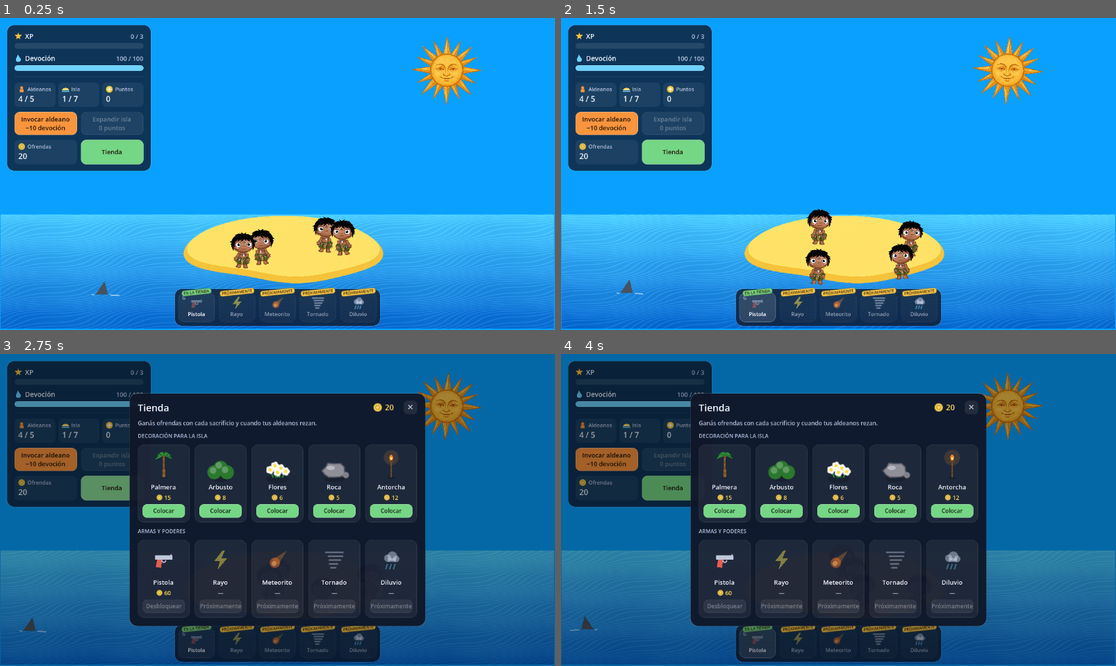
Above: before the commit, frames 1-4 (two rows, left to right).
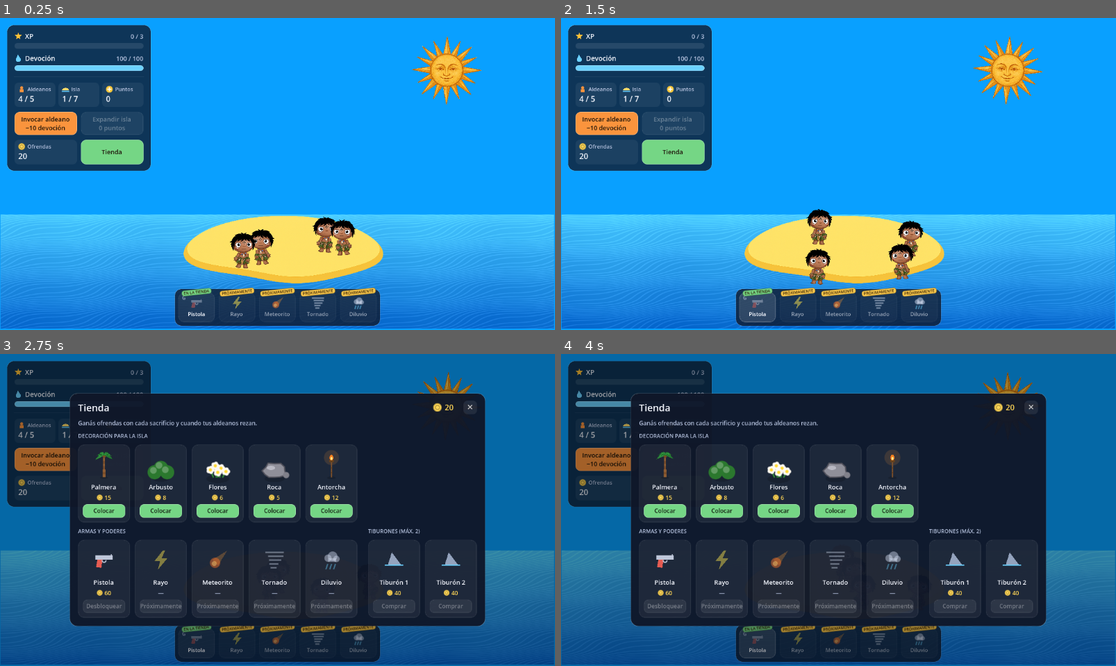
Above: after the commit, the same moments.

Repository: JuliFlorez/godlings
Game: Godot game, scene res://world/world.tscn
Same seed, same stepped clock (60 frames per second), same inputs: the game is played once before the commit and once after it.
Inputs:
- Up to frame 1 (0.25 s): no input
- Up to frame 2 (1.5 s): click "Tienda" at 0.5 s; click "G" at 1.25 s
- Up to frame 3 (2.75 s): click "Tienda" at 2 s
- Up to frame 4 (4 s): click "✕" at 2.75 s; click "G" at 3.5 s

The runs differ from the first frame. In frame 1, less than 0.1% of the frame differs, in the area x 16-22%, y 84-90%; in frame 2, less than 0.1%; in frame 3, 18%; in frame 4, 18%, in the area x 1-88%, y 12-89%.

Commit message:
Make sharks purchasable in the shop (max 2, toggleable)
The game now starts with no sharks. Each one costs 40 offerings, up to
two can be bought, and each can be turned off and on from the shop
(it dives out of sight and stops hunting while off).

Co-Authored-By: Claude Opus 5.5 <noreply@anthropic.com>

Diff:
--- a/actors/shark.gd
+++ b/actors/shark.gd
@@ -1,6 +1,11 @@
 extends Node2D
+class_name Shark
 ## Tiburón: una aleta triangular que patrulla el agua y se come
 ## a los aldeanos que están flotando.
+## Arranca apagado: se compran en la tienda (hasta MAX) y se pueden apagar y prender.
+
+const PRICE := 40
+const MAX := 2
 
 @export var water_path: NodePath
 @export var patrol_speed := 60.0
@@ -19,6 +24,8 @@
 var _t := 0.0
 var _cooldown := 0.0
 var _dive := 0.0   # 0 = aleta afuera, 1 = sumergida (mientras muerde)
+var active := false
+var _tween: Tween
 
 func _ready() -> void:
 	var water := get_node_or_null(water_path)
@@ -26,6 +33,28 @@
 		water_rect = water.get_global_rect()
 	global_position = Vector2(randf_range(_left(), _right()), water_rect.position.y)
 	dir = 1.0 if randf() < 0.5 else -1.0
+	visible = false
+	set_process(false)
+
+## Prendido: emerge en un lugar al azar del agua. Apagado: se sumerge y deja de cazar.
+func set_active(on: bool) -> void:
+	if on == active:
+		return
+	active = on
+	if _tween:
+		_tween.kill()
+	_tween = create_tween()
+	if on:
+		global_position.x = randf_range(_left(), _right())
+		_dive = 1.0
+		visible = true
+		set_process(true)
+		_tween.tween_property(self, "_dive", 0.0, 0.5)
+	else:
+		_tween.tween_property(self, "_dive", 1.0, 0.3)
+		_tween.tween_callback(func():
+			visible = false
+			set_process(false))
 
 func _left() -> float:
 	return water_rect.position.x + 20.0
@@ -38,7 +67,7 @@
 	_cooldown -= dt
 
 	var speed := patrol_speed
-	var prey := _find_prey() if _cooldown <= 0.0 else null
+	var prey := _find_prey() if active and _cooldown <= 0.0 else null
 	if prey:
 		var dx := prey.global_position.x - global_position.x
 		if absf(dx) > 2.0:
@@ -72,10 +101,12 @@
 func _bite(prey: Villager) -> void:
 	prey.get_eaten()
 	_cooldown = bite_cooldown
-	var tw := create_tween()
-	tw.tween_property(self, "_dive", 1.0, 0.15)
-	tw.tween_interval(0.6)
-	tw.tween_property(self, "_dive", 0.0, 0.4)
+	if _tween:
+		_tween.kill()
+	_tween = create_tween()
+	_tween.tween_property(self, "_dive", 1.0, 0.15)
+	_tween.tween_interval(0.6)
+	_tween.tween_property(self, "_dive", 0.0, 0.4)
 
 func _draw() -> void:
 	# Al sumergirse, la línea del agua "corta" la aleta: se dibuja solo la punta
--- a/ui/hud.gd
+++ b/ui/hud.gd
@@ -10,6 +10,7 @@
 signal expansion_points_changed(points: int)
 signal gun_toggled(on: bool)
 signal decoration_chosen(kind: String)
+signal shark_changed(index: int, on: bool)
 
 @export var energy_max: float = 100.0
 @export var energy_refill_minutes: float = 5.0  # 5 min para llenarse de 0 a 100
@@ -23,6 +24,8 @@
 var energy: float = 100.0
 var expansion_points: int = 0
 var offerings: int = 0
+## Un valor por tiburón comprado (en orden de compra): si está prendido.
+var shark_on: Array[bool] = []
 var _points_earned: int = 0
 var _refill_rate: float = 0.0  # puntos de energía por segundo
 
@@ -201,6 +204,20 @@
 	popup_text("¡Pistola desbloqueada! Sacala con G", get_viewport().get_visible_rect().size * Vector2(0.5, 0.42), C_GUN.lightened(0.3))
 	_refresh()
 	return true
+
+func buy_shark() -> bool:
+	if shark_on.size() >= Shark.MAX or not spend_offerings(Shark.PRICE):
+		return false
+	shark_on.append(true)
+	shark_changed.emit(shark_on.size() - 1, true)
+	popup_text("¡Tiburón suelto en el agua!", get_viewport().get_visible_rect().size * Vector2(0.5, 0.42), C_DEVOTION)
+	return true
+
+func set_shark_on(index: int, on: bool) -> void:
+	if index < 0 or index >= shark_on.size() or shark_on[index] == on:
+		return
+	shark_on[index] = on
+	shark_changed.emit(index, on)
 
 ## Mientras se colocan decoraciones (para la pista de abajo del panel).
 func set_placing(on: bool) -> void:
@@ -577,6 +594,9 @@
 				draw_arc(Vector2(0.5, 0.52) * s, s * 0.1, 0.0, PI, 8, Color(0.75, 0.78, 0.85), 2.0, true)
 				draw_rect(Rect2(Vector2(0.06, 0.26) * s, Vector2(0.88, 0.22) * s), Color(0.75, 0.78, 0.85))
 				draw_rect(Rect2(Vector2(0.84, 0.2) * s, Vector2(0.06, 0.06) * s), Color(0.75, 0.78, 0.85))
+			"shark":
+				draw_colored_polygon(_pts([0.18, 0.74, 0.38, 0.1, 0.86, 0.74]), Color(0.58, 0.64, 0.74))
+				draw_line(Vector2(0.04, 0.76) * s, Vector2(0.96, 0.76) * s, HUD.C_DEVOTION, 2.5, true)
 			"lightning":
 				draw_colored_polygon(_pts([0.6, 0.0, 0.16, 0.56, 0.46, 0.56, 0.34, 1.0, 0.84, 0.4, 0.54, 0.4, 0.72, 0.0]), Color(1.0, 0.9, 0.3))
 			"meteor":
--- a/ui/shop.gd
+++ b/ui/shop.gd
@@ -1,12 +1,13 @@
 extends Control
 class_name Shop
-## Tienda: se gastan ofrendas en decoraciones para la isla y en armas/poderes.
+## Tienda: se gastan ofrendas en decoraciones para la isla, armas/poderes y tiburones.
 ## Las decoraciones se cobran recién al colocarlas (ver DecorPlacer).
 
 var hud: HUD
 var _balance: Label
 var _deco_buttons := {}       # kind -> Button
 var _gun_btn: Button
+var _sharks: Array[Dictionary] = []   # Por tarjeta: {btn, icon, price, status}
 
 func _ready() -> void:
 	set_anchors_and_offsets_preset(Control.PRESET_FULL_RECT)
@@ -65,10 +66,17 @@
 			hud.decoration_chosen.emit(kind))
 		_deco_buttons[kind] = b
 
-	col.add_child(_section("Armas y poderes"))
+	# Armas/poderes y tiburones comparten fila para que la tienda no quede muy alta
+	var bottom := HBoxContainer.new()
+	bottom.add_theme_constant_override("separation", 22)
+	col.add_child(bottom)
+	var power_col := VBoxContainer.new()
+	power_col.add_theme_constant_override("separation", 10)
+	bottom.add_child(power_col)
+	power_col.add_child(_section("Armas y poderes"))
 	var power_row := HBoxContainer.new()
 	power_row.add_theme_constant_override("separation", 10)
-	col.add_child(power_row)
+	power_col.add_child(power_row)
 	for t in HUD.TOOLS:
 		var icon := CenterContainer.new()
 		icon.add_child(HUD.HudIcon.make(t[0], 40))
@@ -82,6 +90,31 @@
 			var b := _card(power_row, icon, t[1], -1, "Próximamente")
 			b.disabled = true
 
+	var shark_col := VBoxContainer.new()
+	shark_col.add_theme_constant_override("separation", 10)
+	bottom.add_child(shark_col)
+	shark_col.add_child(_section("Tiburones (máx. %d)" % Shark.MAX))
+	var shark_row := HBoxContainer.new()
+	shark_row.add_theme_constant_override("separation", 10)
+	shark_col.add_child(shark_row)
+	for i in Shark.MAX:
+		var icon := CenterContainer.new()
+		icon.add_child(HUD.HudIcon.make("shark", 40))
+		var b := _card(shark_row, icon, "Tiburón %d" % (i + 1), Shark.PRICE, "Comprar")
+		var card := b.get_parent()
+		var price: Control = card.get_node("Price")
+		var status := HUD.make_label("", 12, HUD.C_TEXT)
+		status.horizontal_alignment = HORIZONTAL_ALIGNMENT_CENTER
+		card.add_child(status)
+		card.move_child(status, price.get_index())
+		b.pressed.connect(func():
+			if i < hud.shark_on.size():
+				hud.set_shark_on(i, not hud.shark_on[i])
+			else:
+				hud.buy_shark()
+			_sync())
+		_sharks.append({"btn": b, "icon": icon, "price": price, "status": status})
+
 func open() -> void:
 	visible = true
 	_sync()
@@ -108,6 +141,24 @@
 	else:
 		_gun_btn.text = "Desbloquear"
 		_gun_btn.disabled = not hud.can_afford(Gun.PRICE)
+	var owned := hud.shark_on.size()
+	for i in _sharks.size():
+		var s: Dictionary = _sharks[i]
+		var b: Button = s.btn
+		var bought := i < owned
+		var on := bought and hud.shark_on[i]
+		s.price.visible = not bought
+		s.status.visible = bought
+		s.status.text = "Activo" if on else "Apagado"
+		s.status.add_theme_color_override("font_color", HUD.C_SHOP if on else HUD.C_MUTED)
+		s.icon.modulate = Color.WHITE if on or not bought else Color(1, 1, 1, 0.45)
+		if bought:
+			b.text = "Desactivar" if on else "Activar"
+			b.disabled = false
+		else:
+			# Se compran en orden: el segundo recién después del primero
+			b.text = "Comprar"
+			b.disabled = i > owned or not hud.can_afford(Shark.PRICE)
 
 # ---- Construcción ----
 func _section(title: String) -> Label:
@@ -132,6 +183,7 @@
 	v.add_child(name_l)
 
 	var price_row := HBoxContainer.new()
+	price_row.name = "Price"
 	price_row.alignment = BoxContainer.ALIGNMENT_CENTER
 	price_row.add_theme_constant_override("separation", 4)
 	v.add_child(price_row)
--- a/world/world.gd
+++ b/world/world.gd
@@ -31,6 +31,7 @@
 var hud: HUD
 var gun: Gun
 var placer: DecorPlacer
+var sharks: Array[Shark] = []
 ## Aldeanos y decoraciones, ordenados por Y para que el de adelante tape al de atrás.
 var props: Node2D
 ## Manchas en el piso (charcos de sangre): siempre debajo de aldeanos y decoraciones.
@@ -51,7 +52,14 @@
 	props = Node2D.new()
 	props.name = "Props"
 	props.y_sort_enabled = true
-	var after := $Shark.get_index() + 1
+	# Tiburones: todos arrancan apagados hasta que se compran en la tienda
+	sharks.append($Shark)
+	for i in Shark.MAX - 1:
+		var s: Shark = $Shark.duplicate()
+		add_child(s)
+		move_child(s, sharks[-1].get_index() + 1)
+		sharks.append(s)
+	var after := sharks[-1].get_index() + 1
 	add_child(ground)
 	move_child(ground, after)
 	add_child(props)
@@ -72,6 +80,7 @@
 		hud.spawn_pressed.connect(_on_spawn_btn_pressed)
 		hud.expand_pressed.connect(expand_island)
 		hud.expansion_points_changed.connect(func(_p): _refresh_markers())
+		hud.shark_changed.connect(func(i: int, on: bool): sharks[i].set_active(on))
 
 	# Últimos hijos: reciben los clicks antes que el sol/luna y los aldeanos
 	gun = Gun.new()
